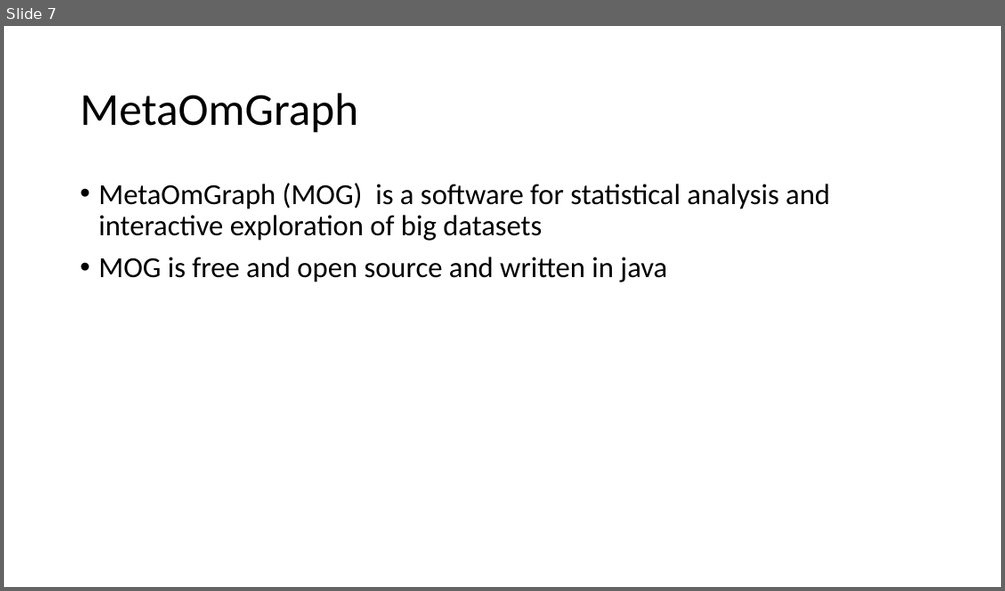
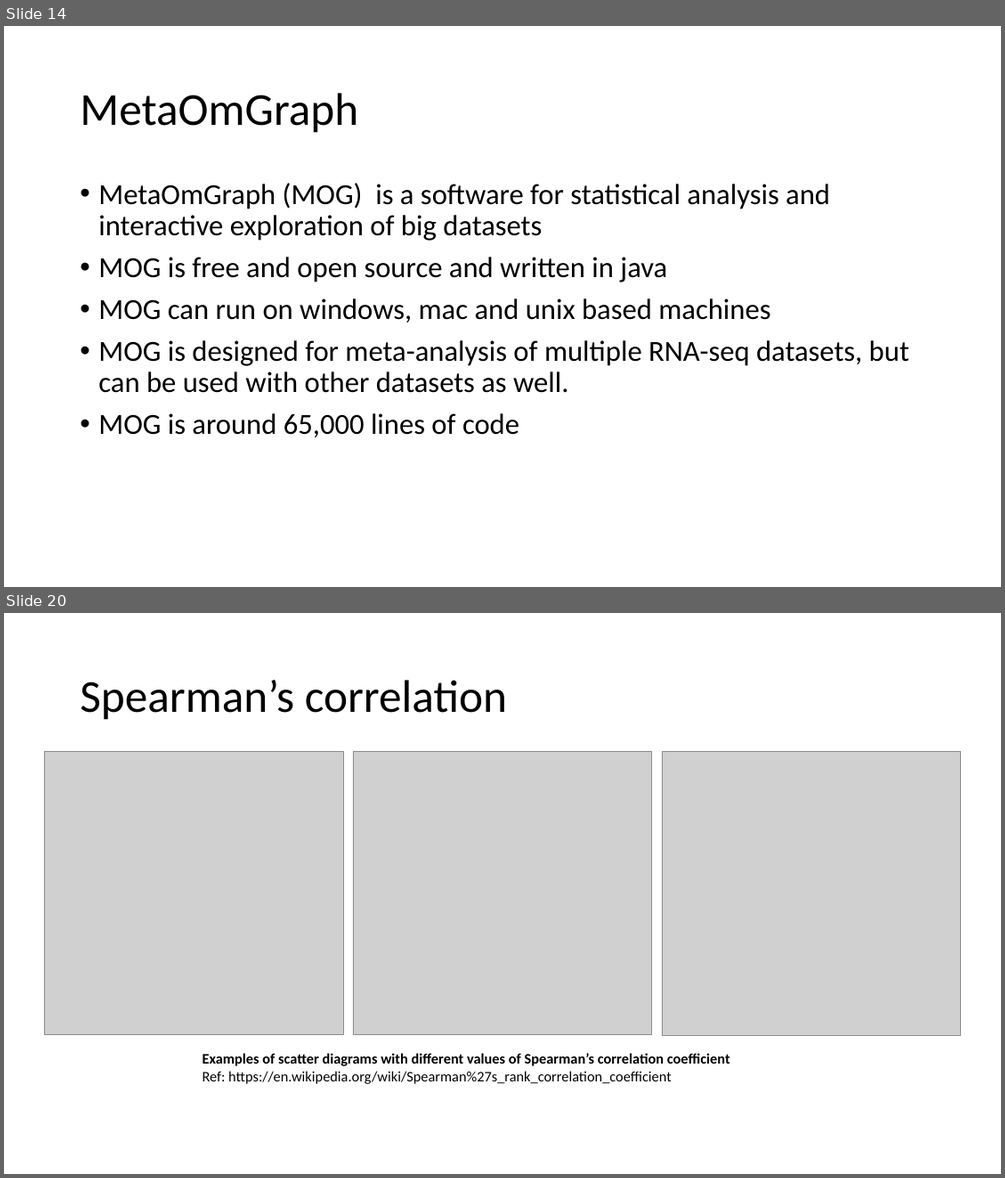
Before and after one commit to urmi-21/MOGtutorial, a slide deck: EDA_MOG.pptx. Shown one above the other, each under a label of ours: slide 7 before the commit, slides 14 and 20 after it; the slides between them are not shown. The pictures are 1005x591 and 1005x1178 pixels, drawn with LibreOffice and Linux fonts; fonts in the diff are those of the drawing; grey boxes stand for pictures. Boxes give left, top, right and bottom in pixels: in the first picture for what was removed or moved away, otherwise in the second. Text is boxed around its words. In the diff, an @@ line names an element or a change of style, - is before the commit and + after.

```diff
--- a/EDA_MOG.pptx
+++ b/EDA_MOG.pptx
@@ slide 20 added at box(4, 613, 1001, 1174), background #FFFFFF @@
@@ title added at box(80, 680, 507, 720), 44 pt, text #000000 @@
+Spearman’s correlation
@@ picture added at box(44, 751, 343, 1035) @@
@@ picture added at box(353, 751, 652, 1035) @@
@@ picture added at box(662, 751, 961, 1035) @@
@@ text added at box(202, 1053, 730, 1084), 14 pt, text #000000, bold @@
+Examples of scatter diagrams with different values of Spearman’s correlation coefficient
+Ref: https://en.wikipedia.org/wiki/Spearman%27s_rank_correlation_coefficient
@@ what was slide 7 is now slide 14 @@
@@ slide 14 changed as well @@
@@ text at box(98, 298, 909, 437): paragraphs added @@
+• MOG can run on windows, mac and unix based machines
+• MOG is designed for meta-analysis of multiple RNA-seq datasets, but can be used with other datasets as well.
+• MOG is around 65,000 lines of code
```
Also in this commit, not shown: 18 other slides added, 3 slides removed.
